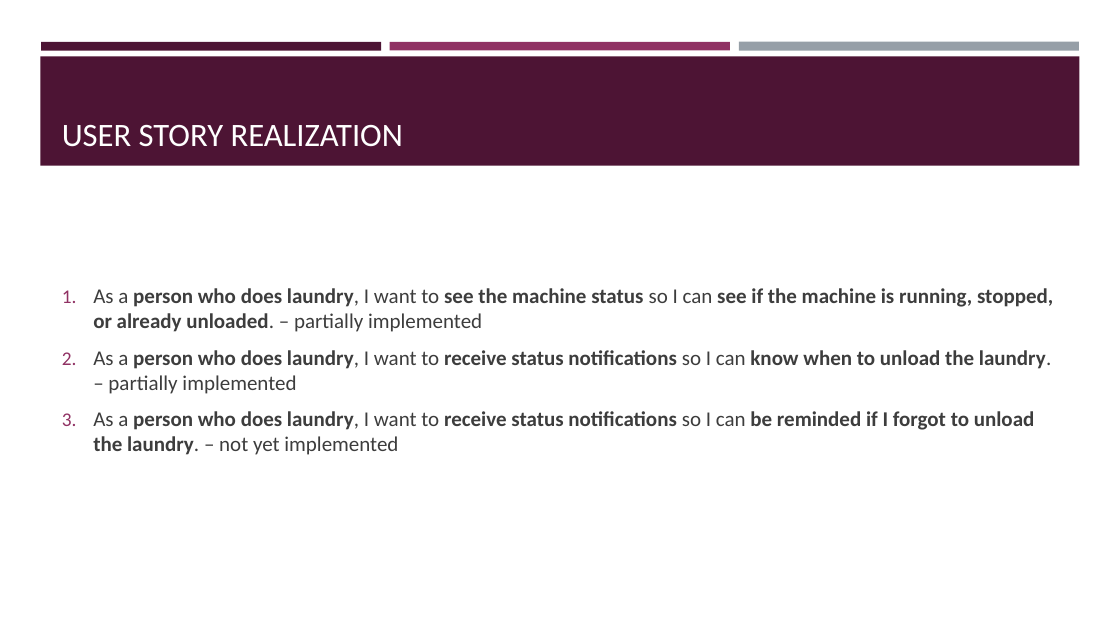
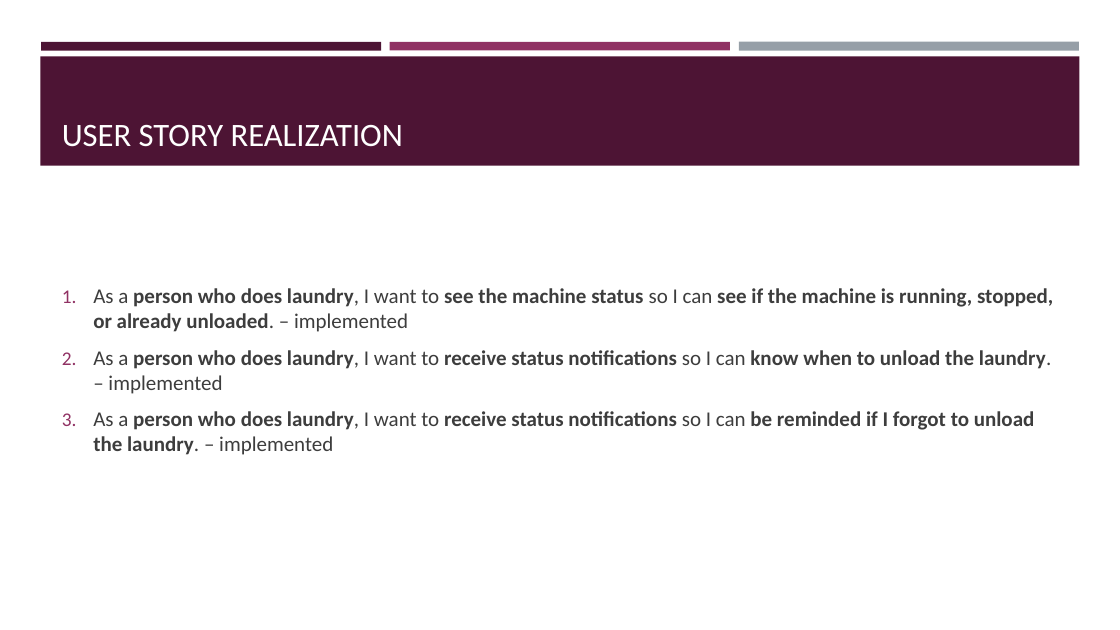
Before and after one commit to SarahNSec/Laundry-Notification-App, a slide deck: slide 3 of Project_Update.pptx. Drawn at 1120x630 pixels with LibreOffice and Linux fonts; fonts in the diff are those of the drawing. Boxes give left, top, right and bottom in pixels: in the first picture for what was removed or moved away, otherwise in the second. Text is boxed around its words. In the diff, an @@ line names an element or a change of style, - is before the commit and + after.

```diff
--- a/Project_Update.pptx
+++ b/Project_Update.pptx
@@ text at (x1=93, y1=288, x2=1053, y2=455): text changed @@
-1. As a person who does laundry, I want to see the machine status so I can see if the machine is running, stopped, or already unloaded. – partially implemented
-2. As a person who does laundry, I want to receive status notifications so I can know when to unload the laundry. – partially implemented
-3. As a person who does laundry, I want to receive status notifications so I can be reminded if I forgot to unload the laundry. – not yet implemented
+1. As a person who does laundry, I want to see the machine status so I can see if the machine is running, stopped, or already unloaded. – implemented
+2. As a person who does laundry, I want to receive status notifications so I can know when to unload the laundry. – implemented
+3. As a person who does laundry, I want to receive status notifications so I can be reminded if I forgot to unload the laundry. – implemented
```
Also in this commit, not shown: 4 other slides changed, 2 slides added, 1 other file.
